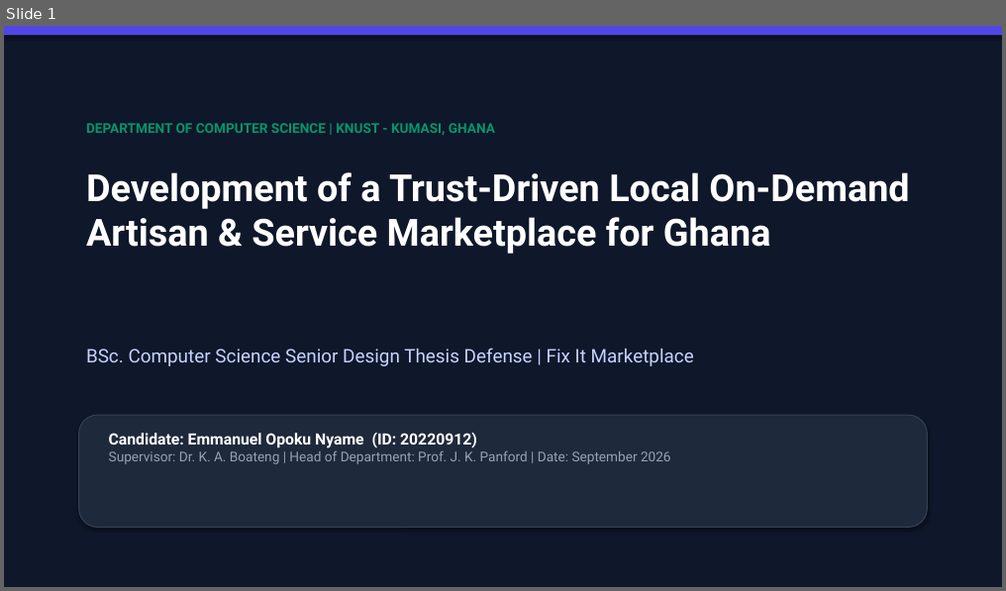
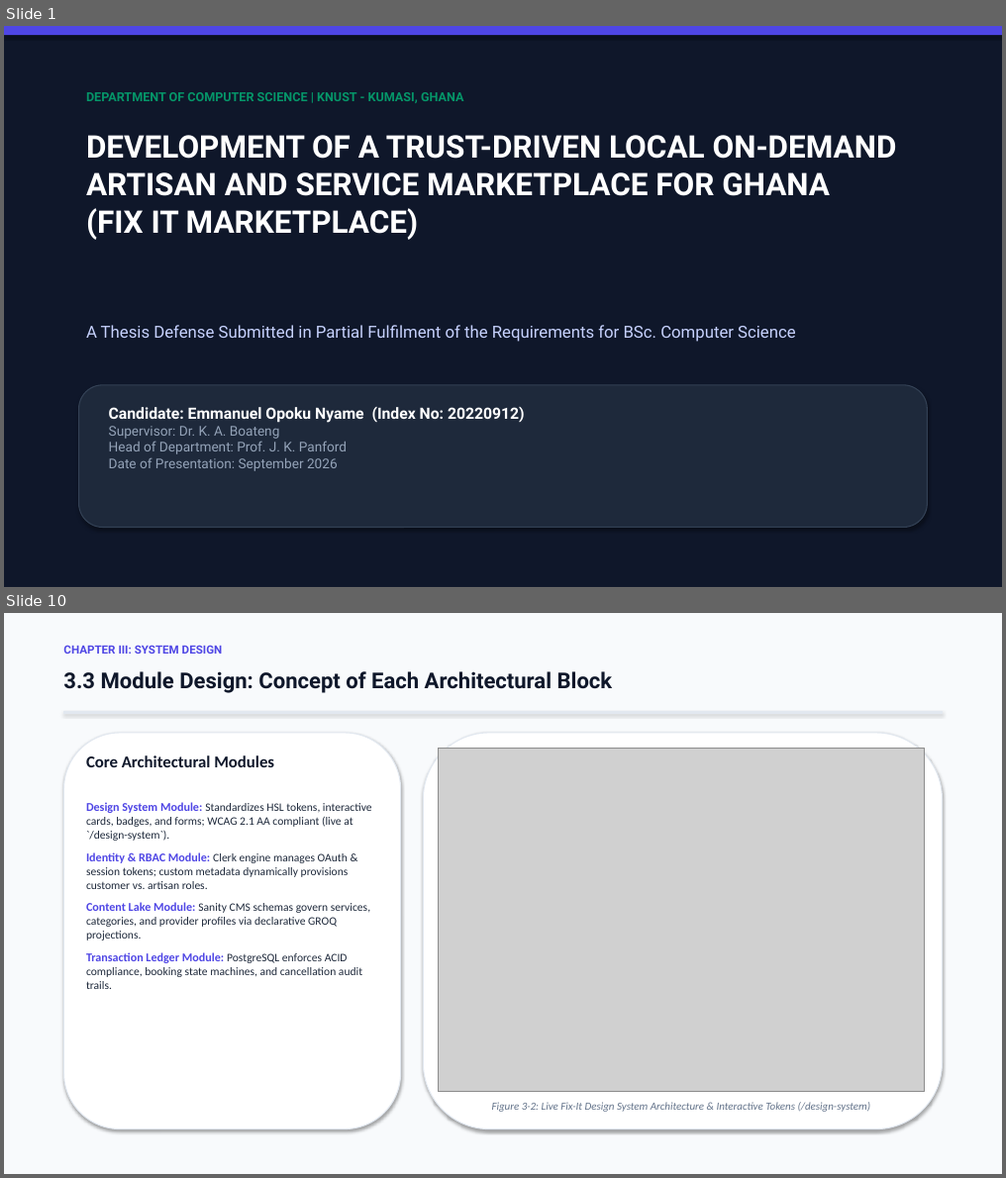
Before and after one commit to emperiumsoul/fix-it-marketplace, a slide deck: Fix_It_Marketplace_Defense_Presentation.pptx. Shown one above the other, each under a label of ours: slide 1 before the commit, slides 1 and 10 after it; the slides between them are not shown. The pictures are 1006x591 and 1006x1178 pixels, drawn with LibreOffice and Linux fonts; fonts in the diff are those of the drawing; grey boxes stand for pictures. Boxes give left, top, right and bottom in pixels: in the first picture for what was removed or moved away, otherwise in the second. Text is boxed around its words. In the diff, an @@ line names an element or a change of style, - is before the commit and + after.

Commit message:
docs: align defense presentation slide deck directly to departmental thesis layout template (21 widescreen slides)

```diff
--- a/Fix_It_Marketplace_Defense_Presentation.pptx
+++ b/Fix_It_Marketplace_Defense_Presentation.pptx
@@ slide 10 added at [4, 613, 1002, 1174], background #F8FAFC @@
@@ text added at [63, 645, 223, 654], 11 pt, text #4F46E5, bold @@
+CHAPTER III: SYSTEM DESIGN
@@ text added at [63, 671, 613, 693], 21 pt, text #0F172A, bold @@
+3.3 Module Design: Concept of Each Architectural Block
@@ rectangle added at [63, 712, 943, 713], fill #E2E8F0, outline #E2E8F0 0.75 pt @@
@@ rounded rectangle added at [63, 733, 401, 1130], fill #FFFFFF, outline #E2E8F0 1 pt @@
@@ text added at [86, 756, 372, 989], 11 pt, text #1E293B @@
+Core Architectural Modules
+Design System Module: Standardizes HSL tokens, interactive cards, badges, and forms; WCAG 2.1 AA compliant (live at `/design-system`).
+Identity & RBAC Module: Clerk engine manages OAuth & session tokens; custom metadata dynamically provisions customer vs. artisan roles.
+Content Lake Module: Sanity CMS schemas govern services, categories, and provider profiles via declarative GROQ projections.
+Transaction Ledger Module: PostgreSQL enforces ACID compliance, booking state machines, and cancellation audit trails.
@@ rounded rectangle added at [423, 733, 943, 1130], fill #FFFFFF, outline #E2E8F0 1 pt @@
@@ picture added at [439, 748, 925, 1092] @@
@@ text added at [492, 1102, 871, 1112], 10.5 pt, text #64748B, italic @@
+Figure 3-2: Live Fix-It Design System Architecture & Interactive Tokens (/design-system)
@@ slide 1 changed as well @@
@@ text "DEPARTMENT OF COMPUTER SCIENCE | ...": place and size @@
-text "DEPARTMENT OF COMPUTER SCIENCE | ..." at [86, 123, 495, 135]
+text "DEPARTMENT OF COMPUTER SCIENCE | ..." at [86, 92, 464, 103]
@@ text "DEPARTMENT OF COMPUTER SCIENCE | ..." at [86, 92, 464, 103]: size 13 to 12 pt @@
@@ text at [86, 135, 897, 240]: text changed; size 36 to 30 pt @@
-Development of a Trust-Driven Local On-Demand Artisan & Service Marketplace for Ghana
+DEVELOPMENT OF A TRUST-DRIVEN LOCAL ON-DEMAND ARTISAN AND SERVICE MARKETPLACE FOR GHANA
+(FIX IT MARKETPLACE)
@@ text at [86, 325, 796, 342]: text changed; size 18 to 16 pt @@
-BSc. Computer Science Senior Design Thesis Defense | Fix It Marketplace
+A Thesis Defense Submitted in Partial Fulfilment of the Requirements for BSc. Computer Science
@@ rounded rectangle: place and size @@
-rounded rectangle at [79, 415, 927, 528]
+rounded rectangle at [79, 385, 927, 528]
@@ text at [109, 407, 525, 472]: text changed @@
-Candidate: Emmanuel Opoku Nyame (ID: 20220912)
-Supervisor: Dr. K. A. Boateng | Head of Department: Prof. J. K. Panford | Date: September 2026
+Candidate: Emmanuel Opoku Nyame (Index No: 20220912)
+Supervisor: Dr. K. A. Boateng
+Head of Department: Prof. J. K. Panford
+Date of Presentation: September 2026
```
Also in this commit, not shown: 5 other slides changed, 14 other slides added, 13 slides removed, 1 other file.
